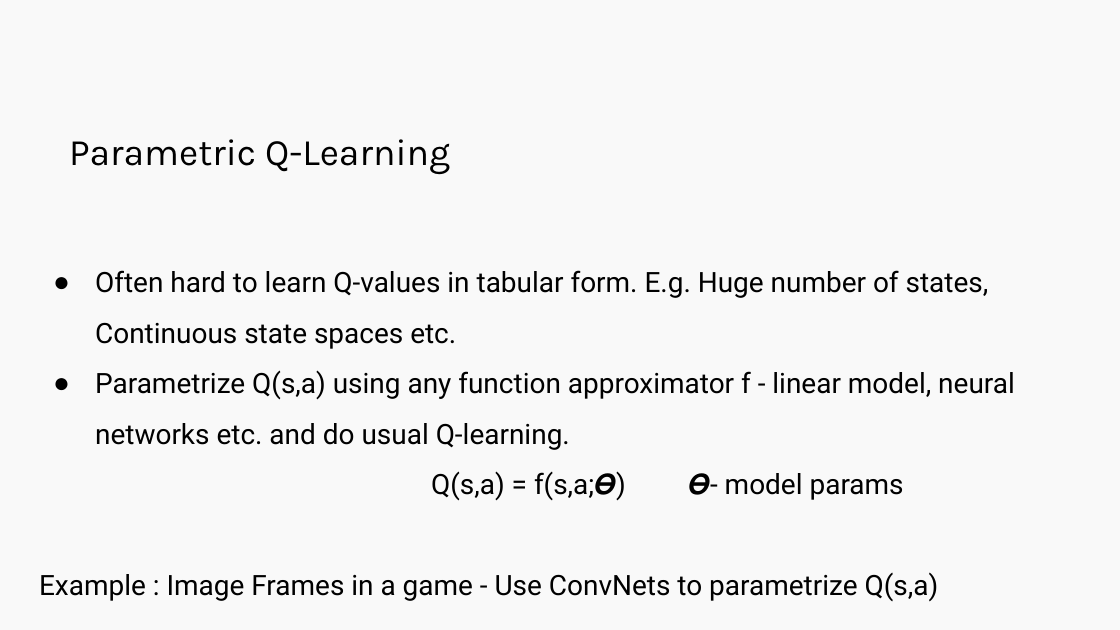
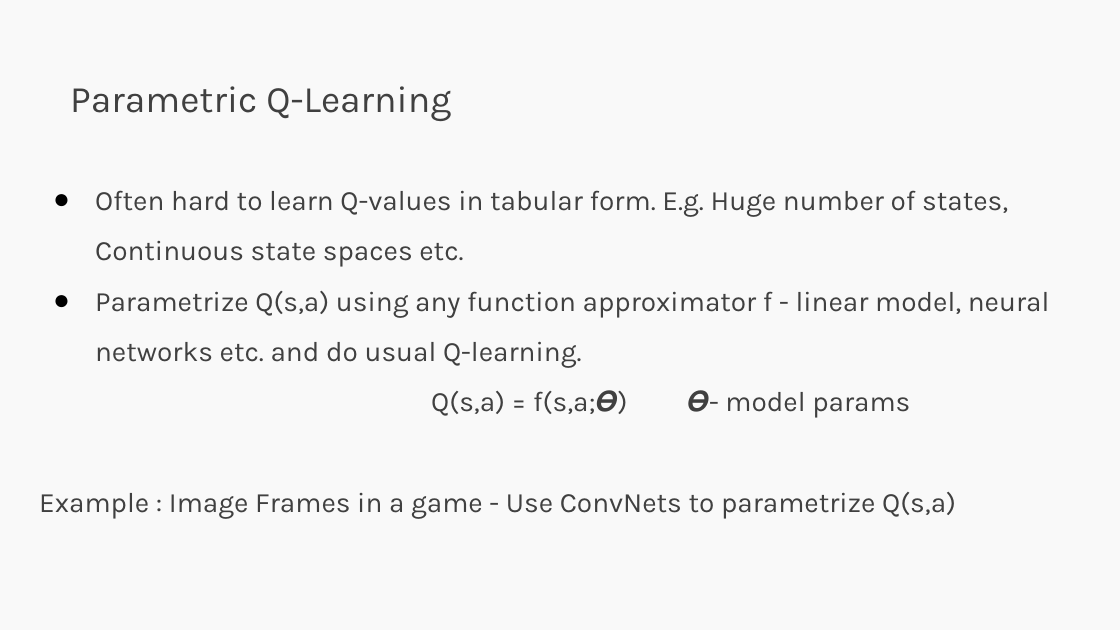
Before and after one commit to Harvard-IACS/2019-CS109B, a slide deck: slide 64 of content/lectures/lecture14/presentation/cs109b_lecture14_RL.pptx. Drawn at 1120x630 pixels with LibreOffice and Linux fonts; fonts in the diff are those of the drawing. Boxes give left, top, right and bottom in pixels: in the first picture for what was removed or moved away, otherwise in the second. Text is boxed around its words. In the diff, an @@ line names an element or a change of style, - is before the commit and + after.

```diff
--- a/content/lectures/lecture14/presentation/cs109b_lecture14_RL.pptx
+++ b/content/lectures/lecture14/presentation/cs109b_lecture14_RL.pptx
@@ title "Parametric Q-Learning": place and size @@
-title "Parametric Q-Learning" at bbox=[69, 139, 450, 175]
+title "Parametric Q-Learning" at bbox=[70, 86, 451, 121]
@@ title "Parametric Q-Learning" at bbox=[70, 86, 451, 121]: text colour #000000 to #404040 @@
@@ text "Often hard to learn Q-values ...": place and size @@
-text "Often hard to learn Q-values ..." at bbox=[39, 270, 1015, 601]
+text "Often hard to learn Q-values ..." at bbox=[39, 190, 1050, 519]
@@ text "Often hard to learn Q-values ..." at bbox=[39, 190, 1050, 519]: font Roboto to Karla, text colour #000000 to #404040 @@
```
Also in this commit, not shown: 6 other slides changed, 2 slides added, 2 slides removed.
